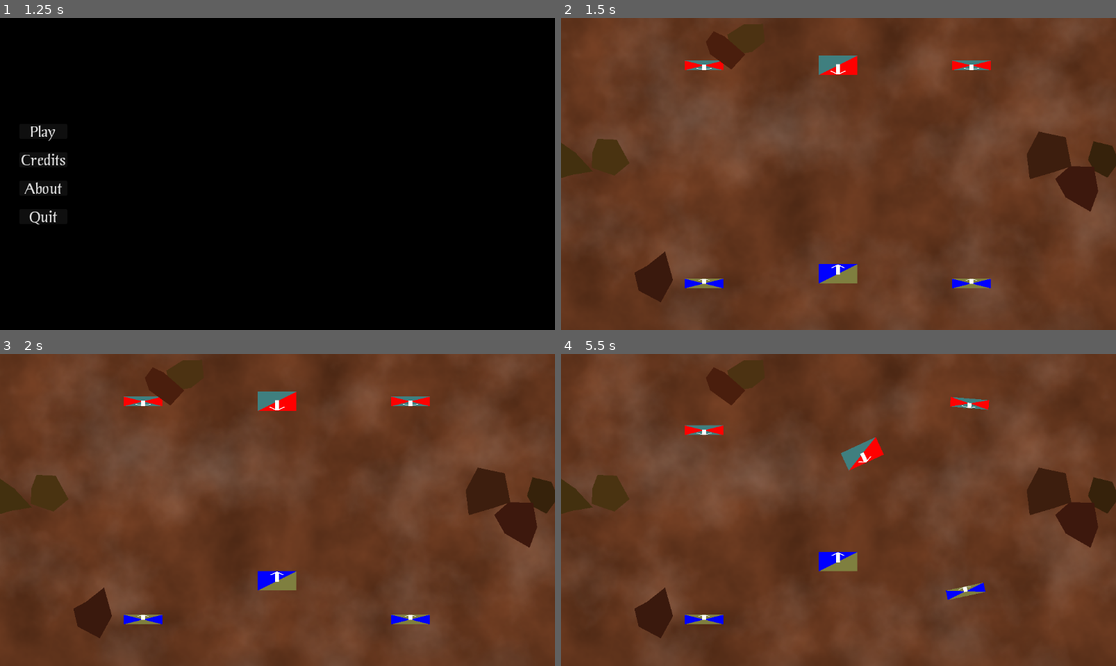
Above: before the commit, frames 1-4 (two rows, left to right).
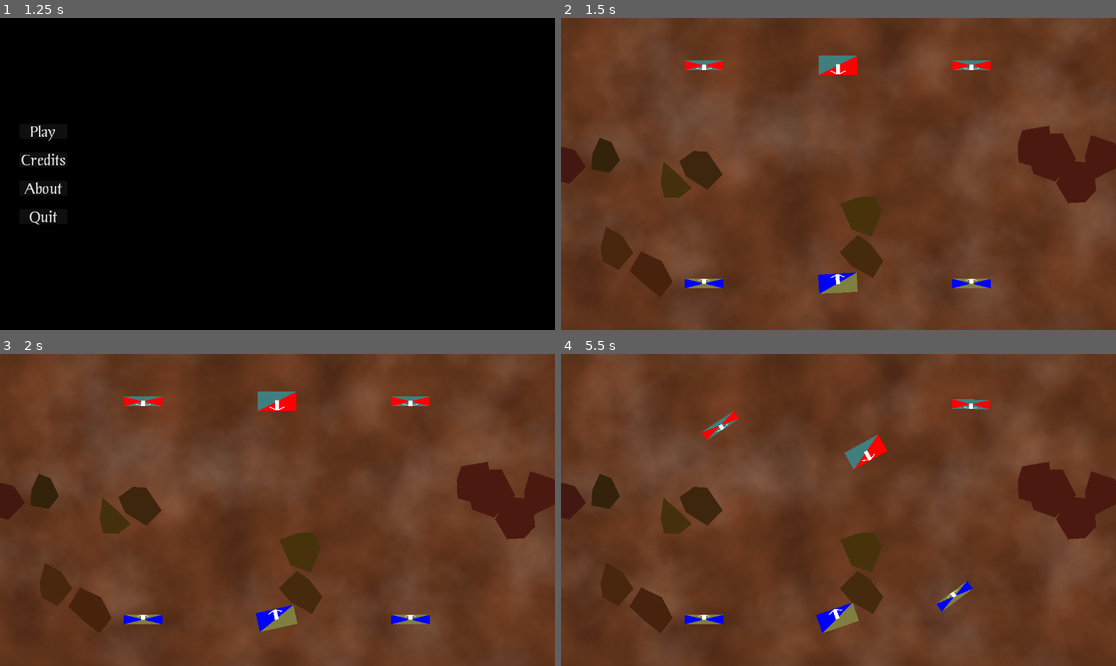
Above: after the commit, the same moments.

Repository: Habidakus/fantasy-battle
Game: Godot game, scene res://Scenes/TopLevelStateMachine.tscn
The game is run twice, just before and just after one commit, with the same random seed, the same clock (stepped at 60 frames per second) and the same inputs.
Inputs (mouse positions are in pixels of both pictures, inside the frame that each line leads up to):
- Up to frame 1 (1.25 s): tap Enter at 0.5 s; move the mouse to (399, 158) at 0.52 s; click (399, 158) at 0.67 s
- Up to frame 2 (1.5 s): click "Play" at 1.25 s
- Up to frame 3 (2 s): no input
- Up to frame 4 (5.5 s): move the mouse to (727, 525) at 2.02 s; click (727, 525) at 2.17 s; move the mouse to (894, 441) at 2.77 s; click (894, 441) at 2.92 s; move the mouse to (810, 572) at 3.52 s; click (810, 572) at 3.67 s; move the mouse to (1005, 556) at 4.27 s; click (1005, 556) at 4.42 s; move the mouse to (672, 463) at 5.02 s; click (672, 463) at 5.17 s

Frame 1 is identical in both runs. In frame 2, 5.1% of the frame differs, in the area x 0-100%, y 2-92%; in frame 3, 5.3%; in frame 4, 6.3%.

Commit message:
Merge overlapping rocks into a single rock

Diff:
--- a/Scripts/Rock.gd
+++ b/Scripts/Rock.gd
@@ -13,16 +13,41 @@
 	ret_val._initialize(rnd, loc)
 	return ret_val
 
+static func CreateFromPolygon(points : PackedVector2Array, rnd : RandomNumberGenerator) -> Rock:
+	var total : Vector2 = Vector2.ZERO
+	for p : Vector2 in points:
+		total += p
+	var center_point : Vector2 = total / float(points.size())
+	var ret_val : Rock = rock_scene.instantiate() as Rock
+	ret_val._points.clear()
+	for p : Vector2 in points:
+		ret_val._points.append(p - center_point)
+	ret_val.position = center_point
+	ret_val._assign_points_to_polygon(rnd)
+	return ret_val
+
+func GetMapPoints() -> PackedVector2Array:
+	var ret_val : PackedVector2Array
+	for p : Vector2 in _points:
+		ret_val.append(position + p)
+	return ret_val
+
 func _initialize(rnd : RandomNumberGenerator, loc : Vector2i):
 	for i in range(POINT_COUNT):
 		var angle : float = float(i) * 2 * PI / float(POINT_COUNT) + rnd.randf() * 2 * PI / float(3 * POINT_COUNT)
 		var dist : float = (rnd.randf() + 0.5) * RADIUS
 		_points.append(dist * Vector2.from_angle(angle))
+	_assign_points_to_polygon(rnd)
+	position = loc
+
+func _assign_points_to_polygon(rnd : RandomNumberGenerator) -> void:
 	var poly : Polygon2D = find_child("Polygon2D") as Polygon2D
 	poly.polygon = _points
+	_assign_color(poly, rnd)
+
+func _assign_color(poly : Polygon2D, rnd : RandomNumberGenerator) -> void:
 	var mod_color : Color = poly.color
 	mod_color.h += (rnd.randf() * 0.1 - 0.05)
 	mod_color.s += (rnd.randf() * 0.1 - 0.05)
 	mod_color.v += (rnd.randf() * 0.1 - 0.05)
 	poly.color = mod_color
-	position = loc
--- a/Scripts/StatePlay.gd
+++ b/Scripts/StatePlay.gd
@@ -38,6 +38,7 @@
 
 	const squads_per_army : int = 3
 	var squadsAndRadiiSquared : Array
+	const rockRadiusSquared : float = Rock.RADIUS * Rock.RADIUS * 1.5 * 1.5
 	for army : Army in _armies:
 		army.SetController(AIArmyController.new())
 		var dy = 1 if army == _armies[0] else 7
@@ -51,7 +52,7 @@
 			s.position.y = 23 + (0 + dy) * (627 - 23) / 8.0
 			s.rotation = rot
 			var radiiSquared : float = s.GetRadiiSquared()
-			squadsAndRadiiSquared.append([s.position, radiiSquared])
+			squadsAndRadiiSquared.append([s.position, radiiSquared + rockRadiusSquared])
 			var vs : VisibleSquad = visible_squad_scene.instantiate() as VisibleSquad
 			_visible_squads[s.id] = vs
 			add_child(vs)
--- a/Scripts/TerrainData.gd
+++ b/Scripts/TerrainData.gd
@@ -27,8 +27,15 @@
 		poss[r1][1] = mind
 
 	poss.sort_custom(func(a,b) : return a[1] < b[1])
-	for r : int in range(8):
+	var set_of_polygons : Array[PackedVector2Array]
+	for r : int in range(12):
 		var rock : Rock = Rock.Create(rnd, poss[r][0])
+		# TODO: Rather than create a rock, just create the points
+		set_of_polygons.append(rock.GetMapPoints())
+		rock.queue_free()
+
+	for polygon_points : PackedVector2Array in merge_multiple_polygons(set_of_polygons):
+		var rock : Rock = Rock.CreateFromPolygon(polygon_points, rnd)
 		_rocks.append(rock)
 		parent.add_child(rock)
 
@@ -47,3 +54,21 @@
 					if new_length < shortened_length:
 						shortened_length = new_length
 	return shortened_length
+
+static func merge_multiple_polygons(polygons: Array[PackedVector2Array]) -> Array[PackedVector2Array]:
+	if polygons.is_empty():
+		return []
+	var ret_val : Array[PackedVector2Array] = [polygons[0]]
+	for i in range(1, polygons.size()):
+		var current_polygon = polygons[i]
+		var found_merge : bool = false
+		for j in range(ret_val.size()):
+			if found_merge:
+				continue
+			var new_polygons = Geometry2D.merge_polygons(ret_val[j], current_polygon)
+			if new_polygons.size() == 1:
+				ret_val[j] = new_polygons[0]
+				found_merge = true
+		if found_merge == false:
+			ret_val.append(current_polygon)
+	return ret_val
Not shown, changed: notes.txt
